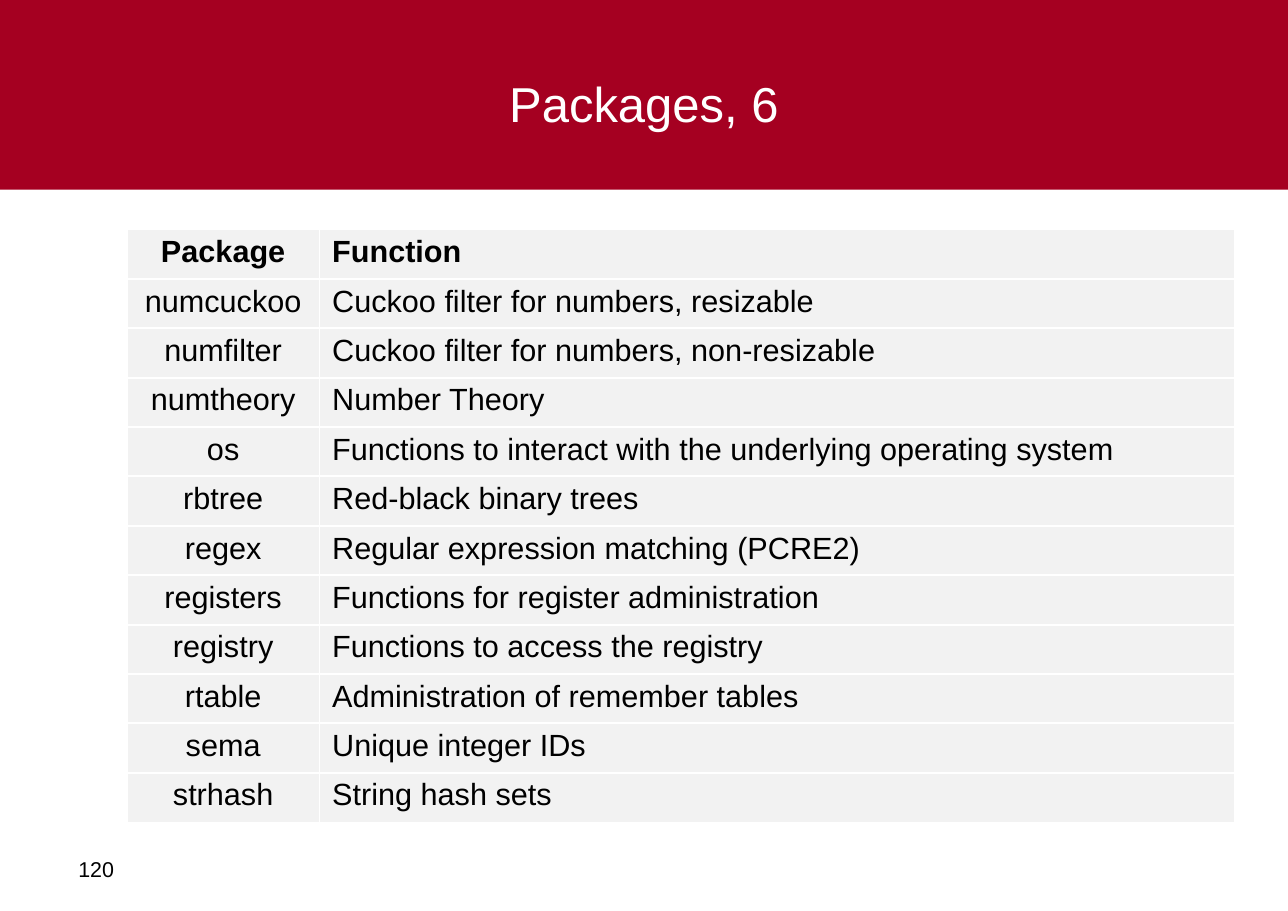
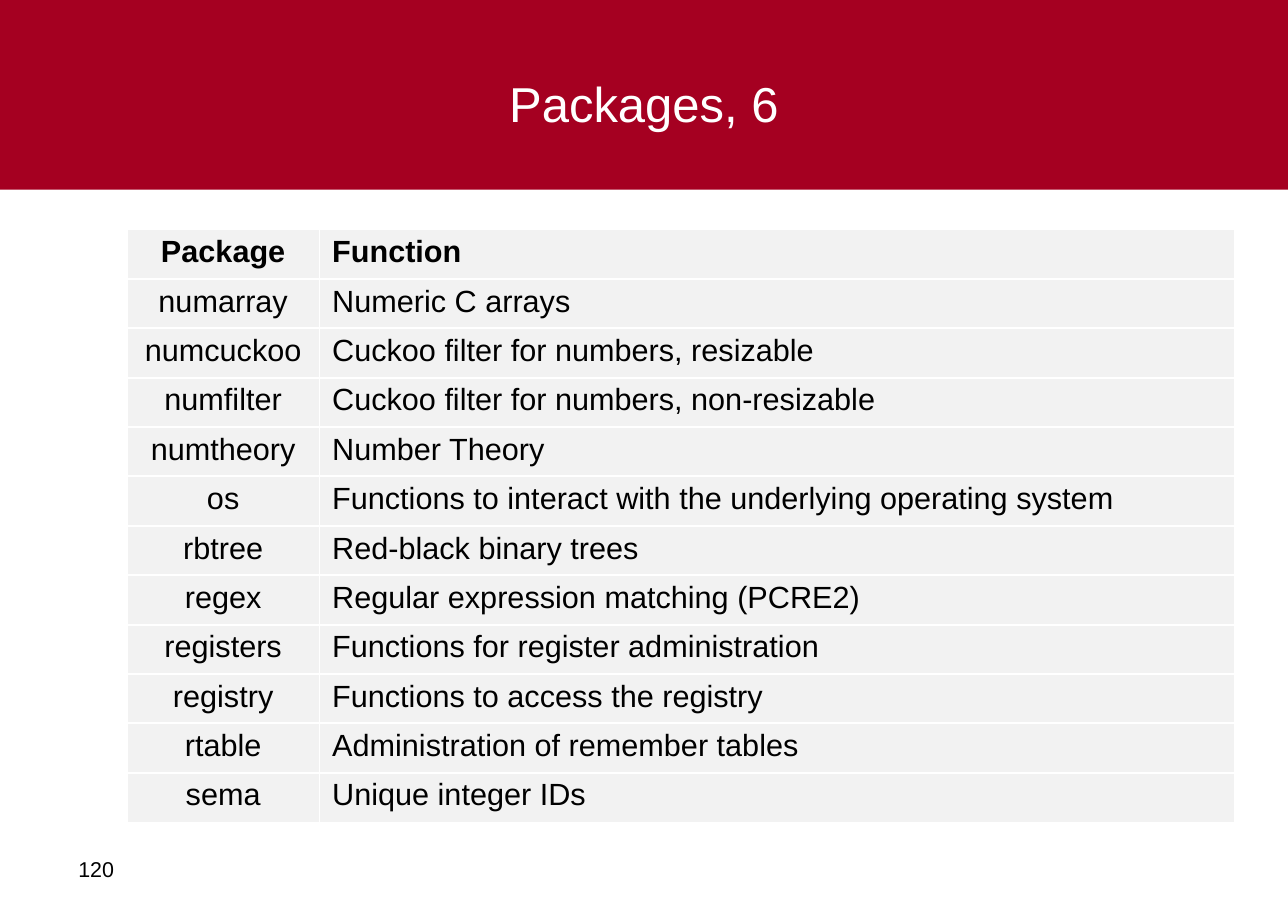
Before and after one commit to al-agena/Agena, a slide deck: slide 120 of doc/agena-crashcourse.ppt. Drawn at 1288x911 pixels with LibreOffice and Linux fonts; fonts in the diff are those of the drawing; background and template pictures are left out. Boxes give left, top, right and bottom in pixels: in the first picture for what was removed or moved away, otherwise in the second. Text is boxed around its words. In the diff, an @@ line names an element or a change of style, - is before the commit and + after.

```diff
--- a/doc/agena-crashcourse.ppt
+++ b/doc/agena-crashcourse.ppt
@@ table at box(127, 229, 1234, 819) @@
+row 2: numarray | Numeric C arrays
-row 12: strhash | String hash sets
```
Also in this commit, not shown: 7 other slides changed, 6 other files.
